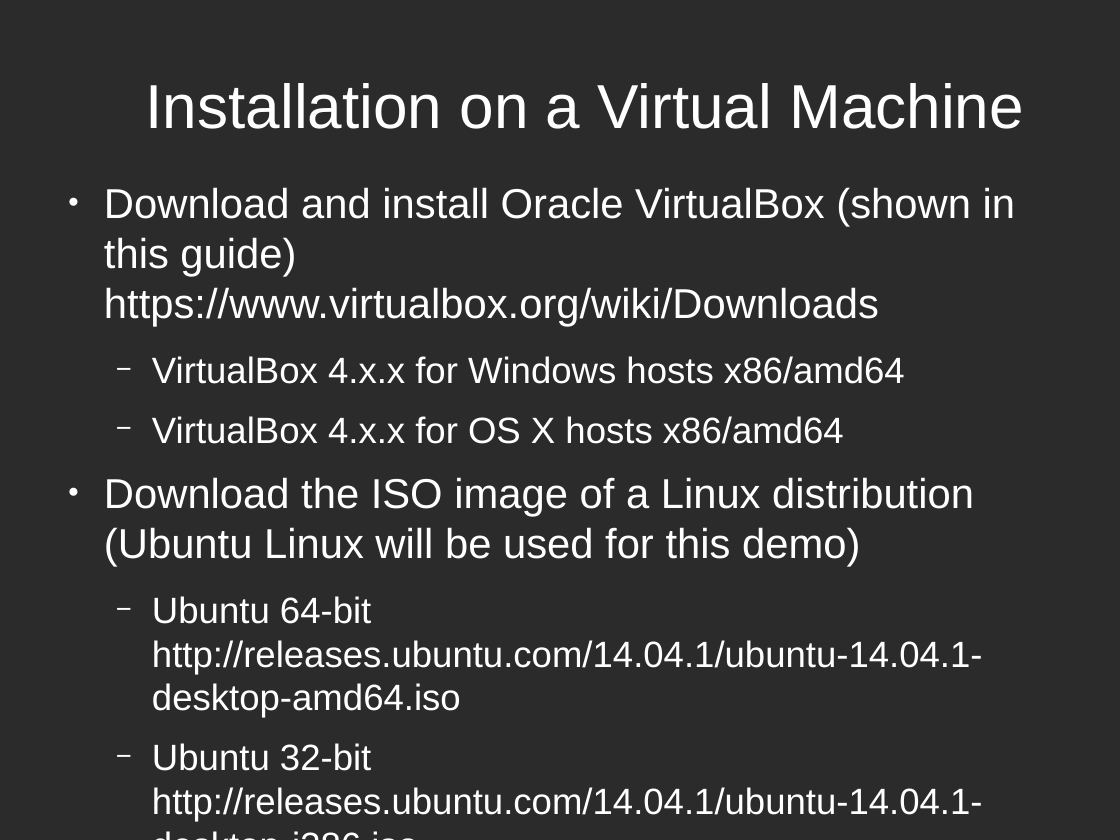
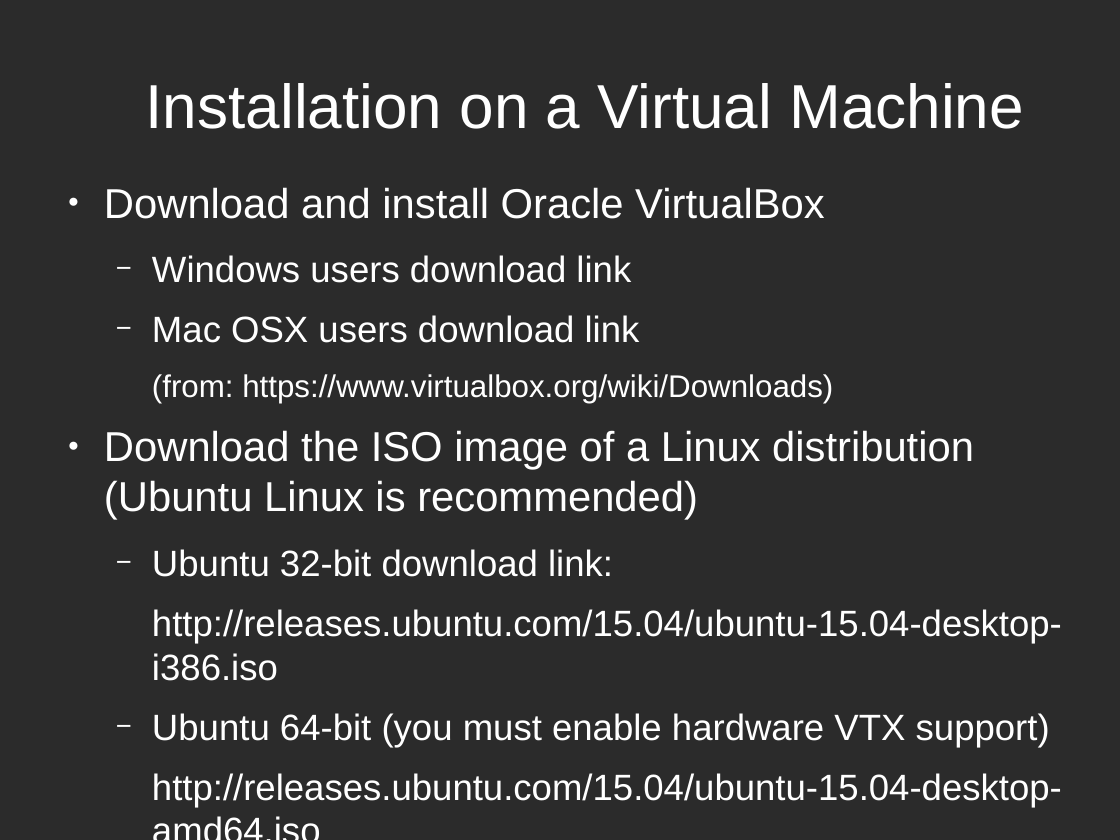
Before and after one commit to LUGatUTA/Presentations-Public, a slide deck: slide 12 of intro_linux_LUG/LUG_Intro_Linux.odp (slide 11 before the commit). Drawn at 1120x840 pixels with LibreOffice and Linux fonts; fonts in the diff are those of the drawing; background and template pictures are left out; a plain dark background stands for a picture behind light text. Boxes give left, top, right and bottom in pixels: in the first picture for what was removed or moved away, otherwise in the second. Text is boxed around its words. In the diff, an @@ line names an element or a change of style, - is before the commit and + after.

Commit message:
Updated presentation made on September 30th. New installation videos created.
Adds pictures.
Virtualbox installation.

```diff
--- a/intro_linux_LUG/LUG_Intro_Linux.odp
+++ b/intro_linux_LUG/LUG_Intro_Linux.odp
@@ text at box(104, 187, 1062, 807): text changed @@
-● Download and install Oracle VirtualBox (shown in this guide) https://www.virtualbox.org/wiki/Downloads
-  − VirtualBox 4.x.x for Windows hosts x86/amd64
-  − VirtualBox 4.x.x for OS X hosts x86/amd64
-● Download the ISO image of a Linux distribution (Ubuntu Linux will be used for this demo)
-  − Ubuntu 64-bit http://releases.ubuntu.com/14.04.1/ubuntu-14.04.1-desktop-amd64.iso
-  − Ubuntu 32-bit http://releases.ubuntu.com/14.04.1/ubuntu-14.04.1-desktop-i386.iso
+● Download and install Oracle VirtualBox
+  − Windows users download link
+  − Mac OSX users download link
+  (from: https://www.virtualbox.org/wiki/Downloads)
+● Download the ISO image of a Linux distribution (Ubuntu Linux is recommended)
+  − Ubuntu 32-bit download link:
+  http://releases.ubuntu.com/15.04/ubuntu-15.04-desktop-i386.iso
+  − Ubuntu 64-bit (you must enable hardware VTX support)
+  http://releases.ubuntu.com/15.04/ubuntu-15.04-desktop-amd64.iso
```
Also in this commit, not shown: 6 other slides changed, 2 slides added, 1 slide removed, 1 other file.
